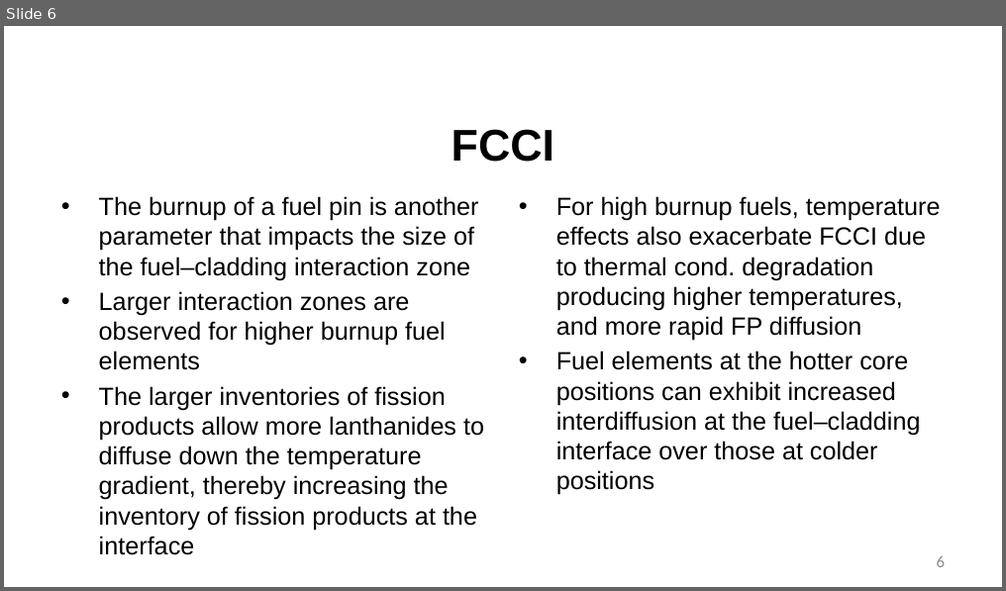
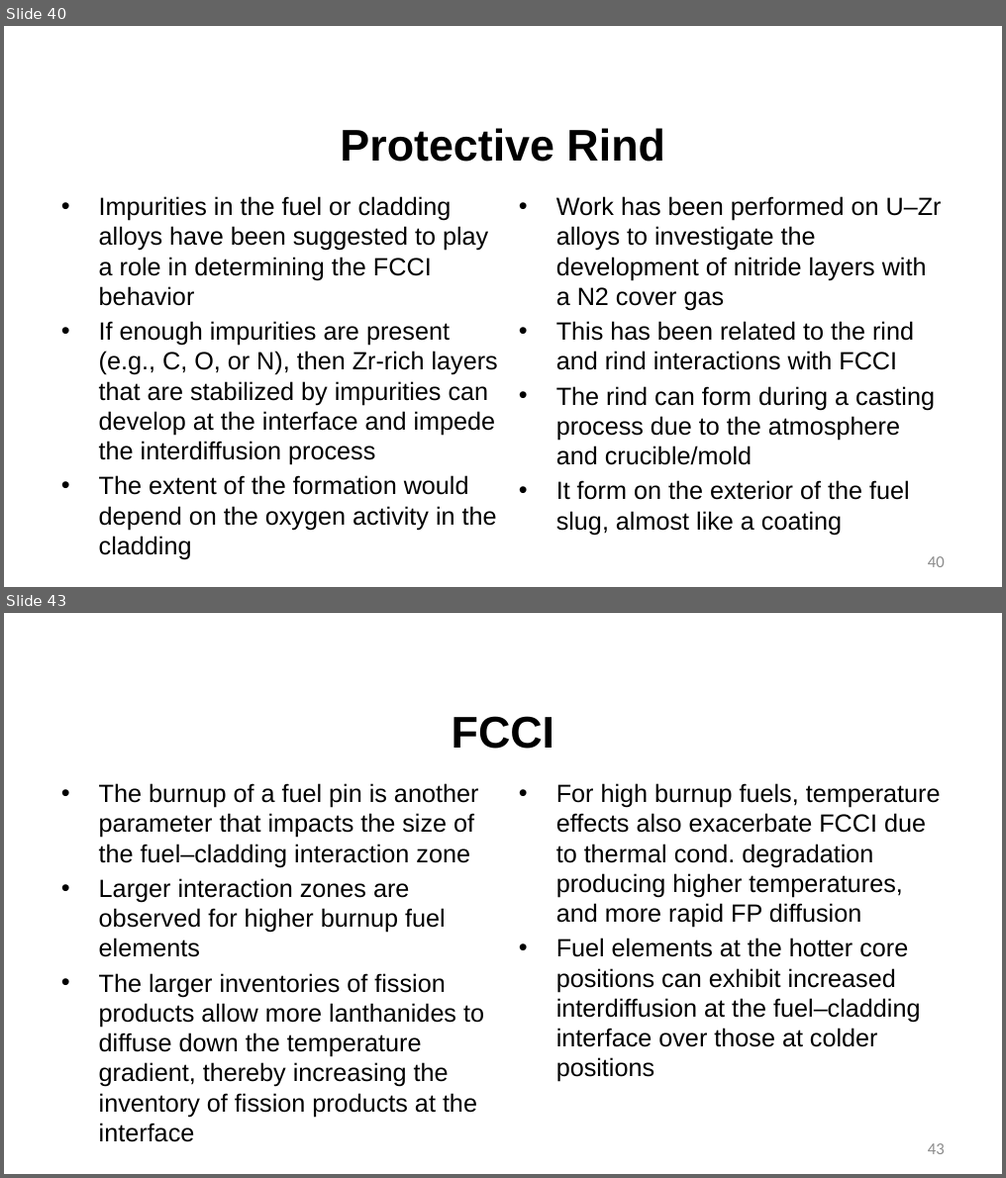
Before and after one commit to benbeeler/TEACHING, a slide deck: Advanced Reactor Materials/Fall2025/Lec9_SFRs.pptx. Shown one above the other, each under a label of ours: slide 6 before the commit, slides 40 and 43 after it; the slides between them are not shown. The pictures are 1006x591 and 1006x1178 pixels, drawn with LibreOffice and Linux fonts; fonts in the diff are those of the drawing; background and template pictures are left out. Boxes give left, top, right and bottom in pixels: in the first picture for what was removed or moved away, otherwise in the second. Text is boxed around its words. In the diff, an @@ line names an element or a change of style, - is before the commit and + after.

```diff
--- a/Advanced Reactor Materials/Fall2025/Lec9_SFRs.pptx
+++ b/Advanced Reactor Materials/Fall2025/Lec9_SFRs.pptx
@@ slide 40 added at <box>4,26,1002,587</box>, background #FFFFFF @@
@@ title added at <box>340,128,664,162</box>, 42.7 pt, text #000000, bold @@
+Protective Rind
@@ text added at <box>99,196,498,530</box>, 24 pt, text #000000 @@
+• Impurities in the fuel or cladding alloys have been suggested to play a role in determining the FCCI behavior
+• If enough impurities are present (e.g., C, O, or N), then Zr-rich layers that are stabilized by impurities can develop at the interface and impede the interdiffusion process
+• The extent of the formation would depend on the oxygen activity in the cladding
@@ text added at <box>556,196,942,535</box>, 24 pt, text #000000 @@
+• Work has been performed on U–Zr alloys to investigate the development of nitride layers with a N2 cover gas
+• This has been related to the rind and rind interactions with FCCI
+• The rind can form during a casting process due to the atmosphere and crucible/mold
+• It form on the exterior of the fuel slug, almost like a coating
@@ page number added at <box>928,557,944,568</box>, 16 pt, text #8C8C8C @@
+40
@@ what was slide 6 is now slide 43 @@
@@ page number at <box>928,1144,944,1155</box>: text changed @@
-6
+43
```
Also in this commit, not shown: 4 slides changed, 38 other slides added, 30 slides removed, 27 other files.
